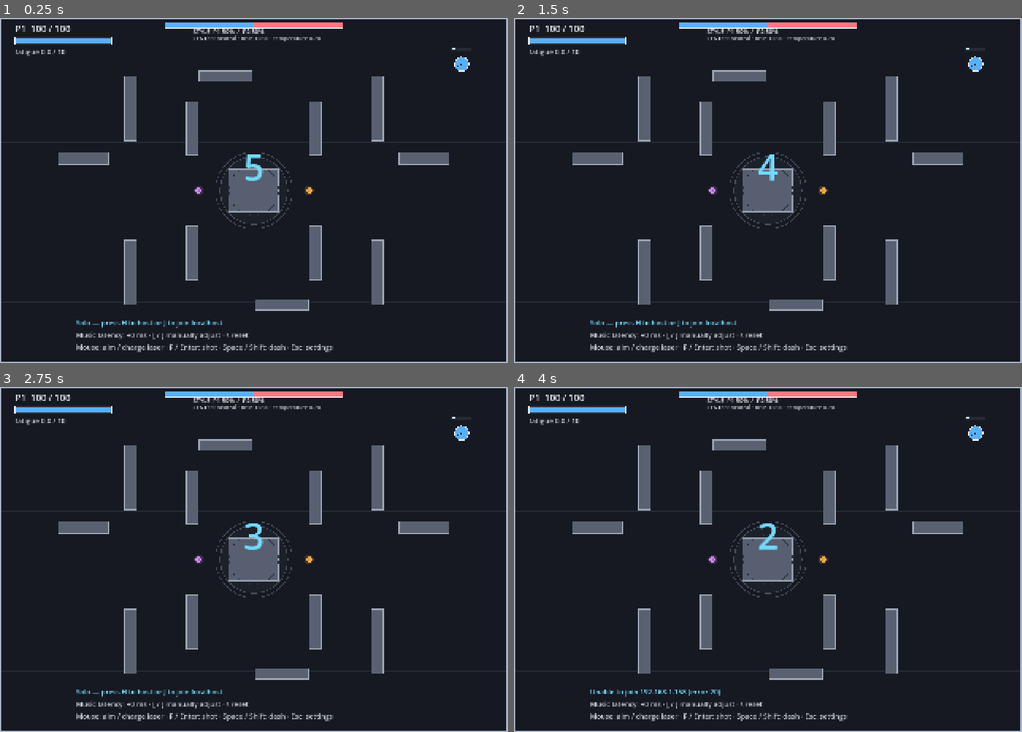
Above: before the commit, frames 1-4 (two rows, left to right).
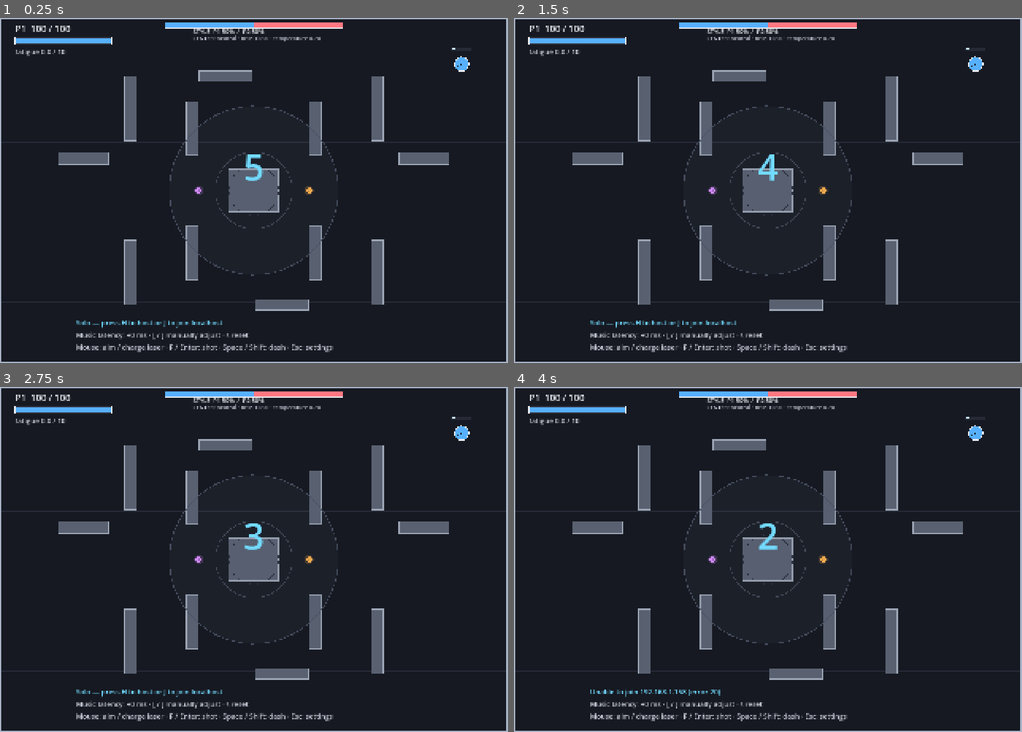
Above: after the commit, the same moments.

Repository: im3flower/Bandwidth
Game: Godot game, scene res://main.tscn
Same seed, same stepped clock (60 frames per second), same inputs: the game is played once before the commit and once after it.
Inputs (mouse positions are in pixels of both pictures, inside the frame that each line leads up to):
- Up to frame 1 (0.25 s): no input
- Up to frame 2 (1.5 s): tap Enter at 0.5, 1.35 s; move the mouse to (879, 173) at 0.52 s; hold D 0.53-1.28 s; tap F at 0.6 s; click (879, 173) at 0.67 s; tap Space at 0.77 s; move the mouse to (666, 207) at 1.27 s; hold S from 1.28 s (still down); click (666, 207) at 1.42 s
- Up to frame 3 (2.75 s): tap Space at 1.52, 2 s; move the mouse to (304, 483) at 2.02 s; release S at 2.03 s; hold D from 2.03 s (still down); tap Shift at 2.1 s; click (304, 483) at 2.17 s
- Up to frame 4 (4 s): tap Enter at 2.75 s; move the mouse to (742, 628) at 2.77 s; release D at 2.78 s; hold W 2.78-3.53 s; tap H at 2.85 s; click (742, 628) at 2.92 s; tap Space at 3.02, 3.5, 3.77 s; move the mouse to (920, 611) at 3.52 s; hold A from 3.53 s (still down); tap J at 3.6 s; click (920, 611) at 3.67 s

The runs differ from the first frame. In frame 1, 0.3% of the frame differs, in the area x 33-67%, y 25-75%; in frame 2, 0.3%; in frame 3, 0.3%; in frame 4, 0.3%.

Commit message:
Fix timing damage feedback and center healing

Diff:
--- a/main.gd
+++ b/main.gd
@@ -32,7 +32,7 @@
 const AI_BOUNCE_AIM_ERROR := 0.24
 const BEAT_OFFSET_STEP := 0.010
 const MAX_BEAT_OFFSET := 0.500
-const CAPTURE_RADIUS := 190.0
+const CAPTURE_RADIUS := 475.0
 const CAPTURE_HEAL_PER_SECOND := 5.0
 const CAPTURE_ACTIVATION_SECONDS := 0.65
 const CHAOS_DURATION_SECONDS := 8.0
@@ -114,6 +114,7 @@
 var capture_owner := -1
 var capture_hold_time := 0.0
 var capture_contested := false
+var capture_heal_remainders: Dictionary = {}
 var pickups: Array[Dictionary] = []
 var player_melody_ammo: Dictionary = {}
 var player_chaos_until: Dictionary = {}
@@ -130,6 +131,8 @@
 var calibration_audio_player: AudioStreamPlayer
 var calibration_audio_playback: AudioStreamGeneratorPlayback
 var calibration_audio_frames_written := 0
+var last_attack_feedback := ""
+var last_attack_feedback_until := 0.0
 @onready var beat_clock: BeatClock = $BeatClock
 
 func _ready() -> void:
@@ -183,6 +186,7 @@
 	capture_owner = -1
 	capture_hold_time = 0.0
 	capture_contested = false
+	capture_heal_remainders.clear()
 	pickups = [
 		{"kind": "melody", "position": ARENA_SIZE / 2.0 + Vector2(-310.0, 0.0), "active": true, "respawn_at": 0.0},
 		{"kind": "chaos", "position": ARENA_SIZE / 2.0 + Vector2(310.0, 0.0), "active": true, "respawn_at": 0.0},
@@ -734,10 +738,15 @@
 			append_music_cue("capture_started", {"owner": capture_owner, "drum_density": 0.55})
 		if capture_hold_time >= CAPTURE_ACTIVATION_SECONDS and capture_owner < players.size():
 			var owner := players[capture_owner]
-			owner.health = mini(MAX_HEALTH, roundi(float(owner.health) + CAPTURE_HEAL_PER_SECOND * delta))
+			var carry := float(capture_heal_remainders.get(capture_owner, 0.0)) + CAPTURE_HEAL_PER_SECOND * delta
+			var whole_heal := floori(carry)
+			capture_heal_remainders[capture_owner] = carry - float(whole_heal)
+			if whole_heal > 0:
+				owner.health = mini(MAX_HEALTH, owner.health + whole_heal)
 	elif occupants.is_empty():
 		capture_owner = -1
 		capture_hold_time = 0.0
+		capture_heal_remainders.clear()
 
 func update_pickups() -> void:
 	for pickup in pickups:
@@ -1378,8 +1387,8 @@
 	return maxi(0, ceili(-elapsed))
 
 func timing_grade() -> Array:
-	var attack_phase := posmod(calibrated_beat_position() * 2.0, 1.0)
-	var distance := minf(attack_phase, 1.0 - attack_phase) * beat_clock.seconds_per_beat() * 0.5
+	var nearest_half_beat := roundi(calibrated_beat_position() * 2.0) * 0.5
+	var distance := absf(calibrated_beat_position() - nearest_half_beat) * beat_clock.seconds_per_beat()
 	if distance <= PERFECT_WINDOW:
 		return ["perfect", 22]
 	if distance <= GOOD_WINDOW:
@@ -1409,6 +1418,8 @@
 	player.last_attack_time = elapsed
 	var fatigue_scale := 1.0 if player.fatigue < 7.0 else 0.55
 	var damage := maxi(1, roundi(base_damage * fatigue_scale))
+	last_attack_feedback = "%s  %d DMG" % [grade.to_upper(), damage]
+	last_attack_feedback_until = elapsed + 0.55
 	var speed: float
 	var radius: float
 	var brightness: float
@@ -1601,6 +1612,11 @@
 	draw_string(font, Vector2(760.0, 62.0), "STYLE  P1 %.0f%%  /  P2 %.0f%%" % [style_weights[0] * 100.0, style_weights[1] * 100.0], HORIZONTAL_ALIGNMENT_LEFT, -1, 24, TEXT)
 	var capture_label := "CENTER: contested" if capture_contested else ("CENTER: P%d healing" % (capture_owner + 1) if capture_owner >= 0 and capture_hold_time >= CAPTURE_ACTIVATION_SECONDS else "CENTER: neutral")
 	draw_string(font, Vector2(760.0, 88.0), "%s · BPM %.1f · temperature %.2f" % [capture_label, beat_clock.current_bpm(), music_temperature], HORIZONTAL_ALIGNMENT_LEFT, -1, 22, Color("bec3cf"))
+	if capture_owner >= 0 and not capture_contested and capture_hold_time >= CAPTURE_ACTIVATION_SECONDS:
+		draw_string(font, Vector2(0, 126), "CENTER CONTROL · P%d +%.0f HP/s" % [capture_owner + 1, CAPTURE_HEAL_PER_SECOND], HORIZONTAL_ALIGNMENT_CENTER, int(DISPLAY_SIZE.x), 24, Color("8ee6bc"))
+	if elapsed < last_attack_feedback_until:
+		var feedback_color := Color("72dbff") if last_attack_feedback.begins_with("PERFECT") else (Color("8ee6bc") if last_attack_feedback.begins_with("GOOD") else (Color("f7ae4f") if last_attack_feedback.begins_with("WEAK") else Color("f66060")))
+		draw_string(font, Vector2(0, 1170), last_attack_feedback, HORIZONTAL_ALIGNMENT_CENTER, int(DISPLAY_SIZE.x), 32, feedback_color)
 	for player in players:
 		var x := 60.0 + 480.0 * float(player.index)
 		draw_string(font, Vector2(x, 56), "P%d  %d / %d" % [player.index + 1, player.health, MAX_HEALTH], HORIZONTAL_ALIGNMENT_LEFT, -1, 36, TEXT)
